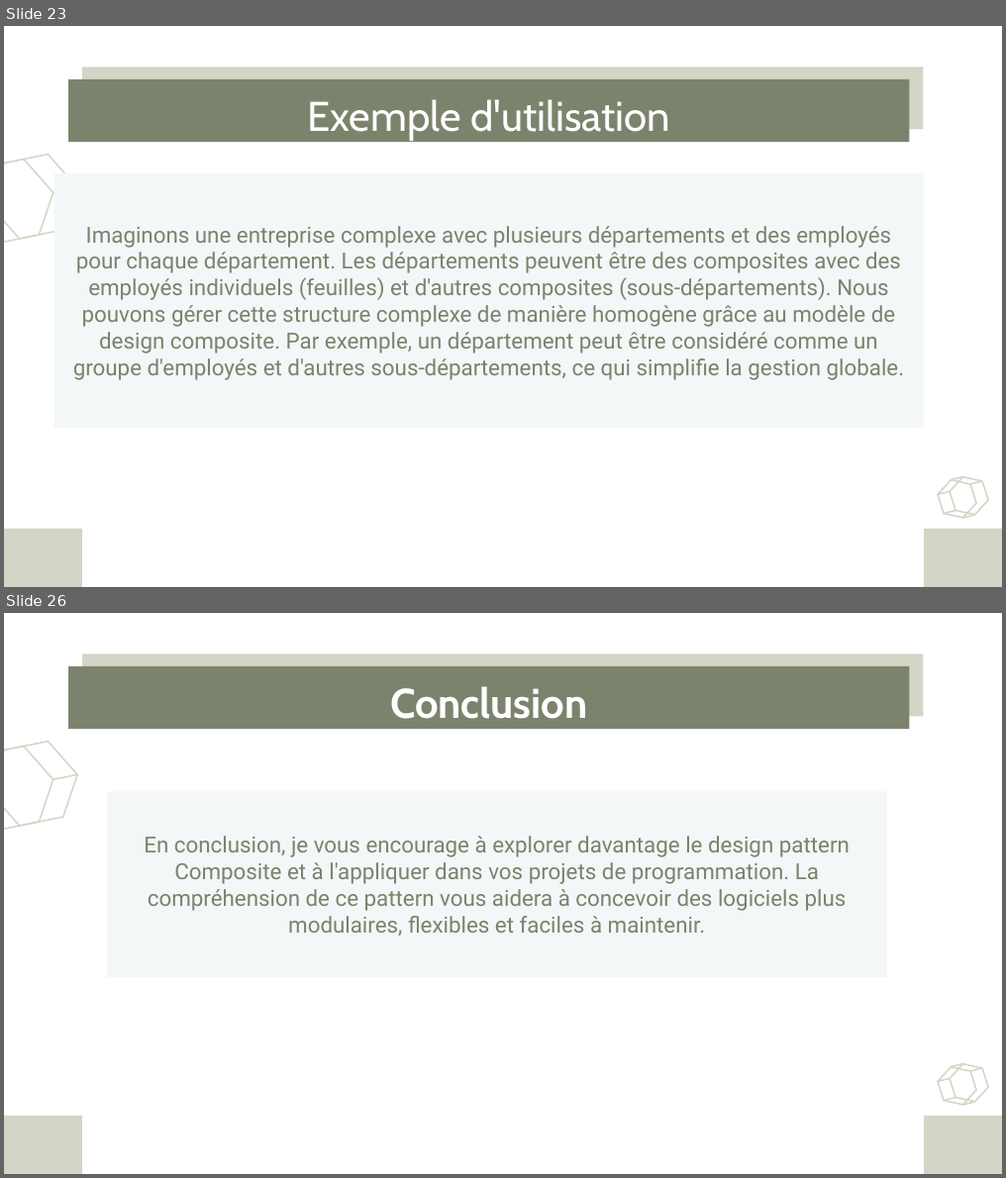
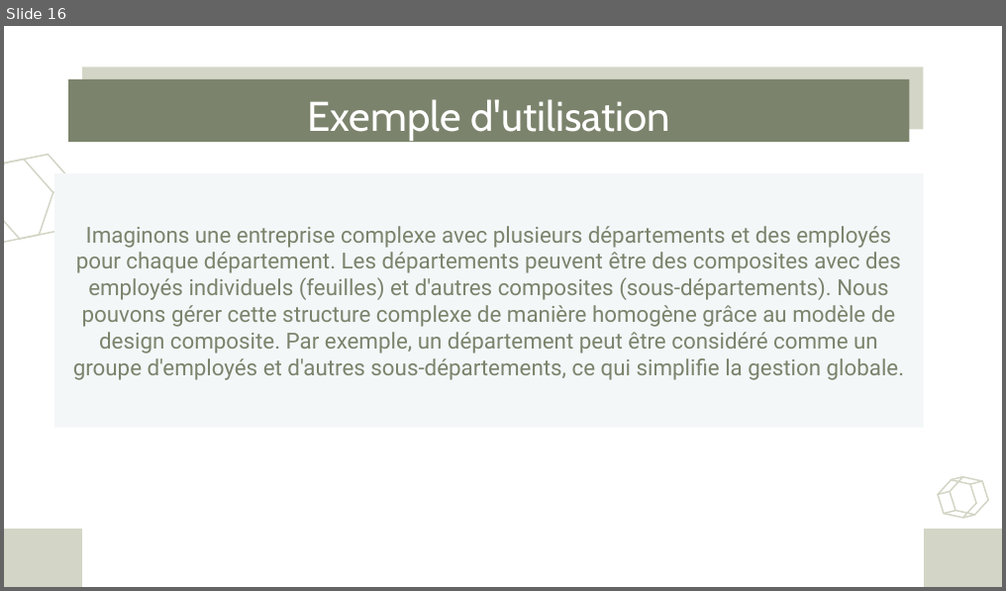
Before and after one commit to Abdelkarim-01/sdesign-pattern, a slide deck: DesignPatternsJEE1.pptx. Shown one above the other, each under a label of ours: slides 23 and 26 before the commit, slide 16 after it; the slides between them are not shown. The pictures are 1006x1178 and 1006x591 pixels, drawn with LibreOffice and Linux fonts; fonts in the diff are those of the drawing. Boxes give left, top, right and bottom in pixels: in the first picture for what was removed or moved away, otherwise in the second. Text is boxed around its words. In the diff, an @@ line names an element or a change of style, - is before the commit and + after.

```diff
--- a/DesignPatternsJEE1.pptx
+++ b/DesignPatternsJEE1.pptx
@@ slide 26 removed at [4, 613, 1002, 1174], background #FFFFFF; not listed: 12 template elements that a slide beside it also shows @@
@@ title removed at [69, 666, 910, 730] @@
-Conclusion
@@ rectangle removed at [107, 791, 886, 977] @@
-En conclusion, je vous encourage à explorer davantage le design pattern Composite et à l'appliquer dans vos projets de programmation. La compréhension de ce pattern vous aidera à concevoir des logiciels plus modulaires, flexibles et faciles à maintenir.
@@ what was slide 23 is now slide 16 @@
```
Also in this commit, not shown: 4 slides changed, 1 slide added.
